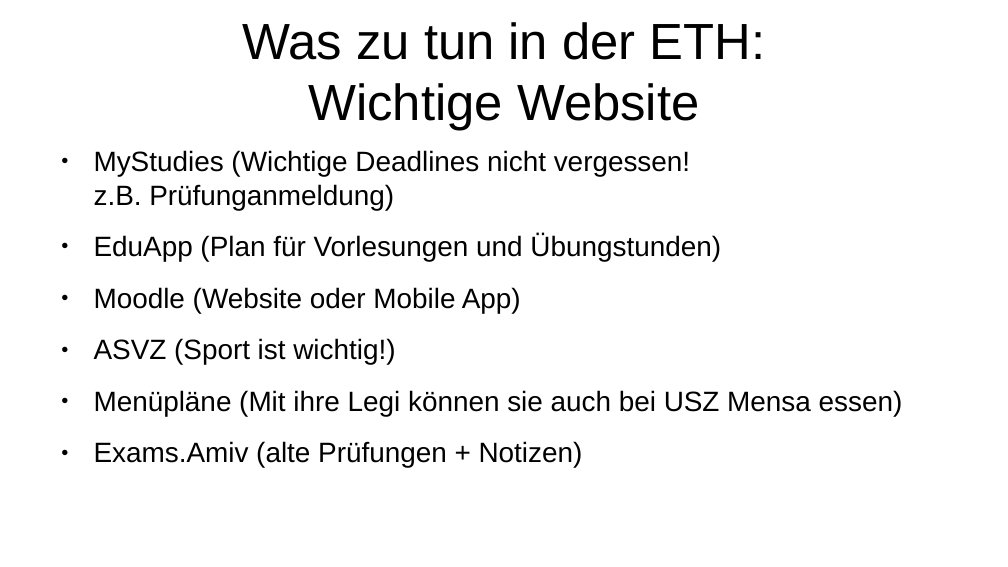
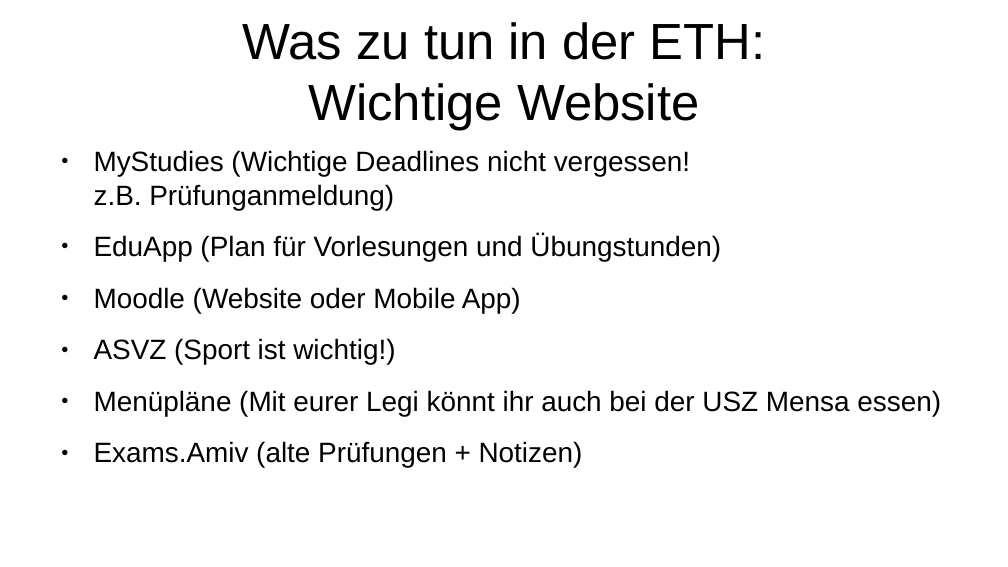
Before and after one commit to promitheas-nikou/eth-work, a slide deck: slide 4 of NuS1/slides/W1.odp. Drawn at 1008x567 pixels with LibreOffice and Linux fonts; fonts in the diff are those of the drawing. Boxes give left, top, right and bottom in pixels: in the first picture for what was removed or moved away, otherwise in the second. Text is boxed around its words. In the diff, an @@ line names an element or a change of style, - is before the commit and + after.

```diff
--- a/NuS1/slides/W1.odp
+++ b/NuS1/slides/W1.odp
@@ text at bbox=[94, 390, 941, 416]: text changed @@
-● Menüpläne (Mit ihre Legi können sie auch bei USZ Mensa essen)
+● Menüpläne (Mit eurer Legi könnt ihr auch bei der USZ Mensa essen)
```
Also in this commit, not shown: 1 slide removed, 1 other file.
